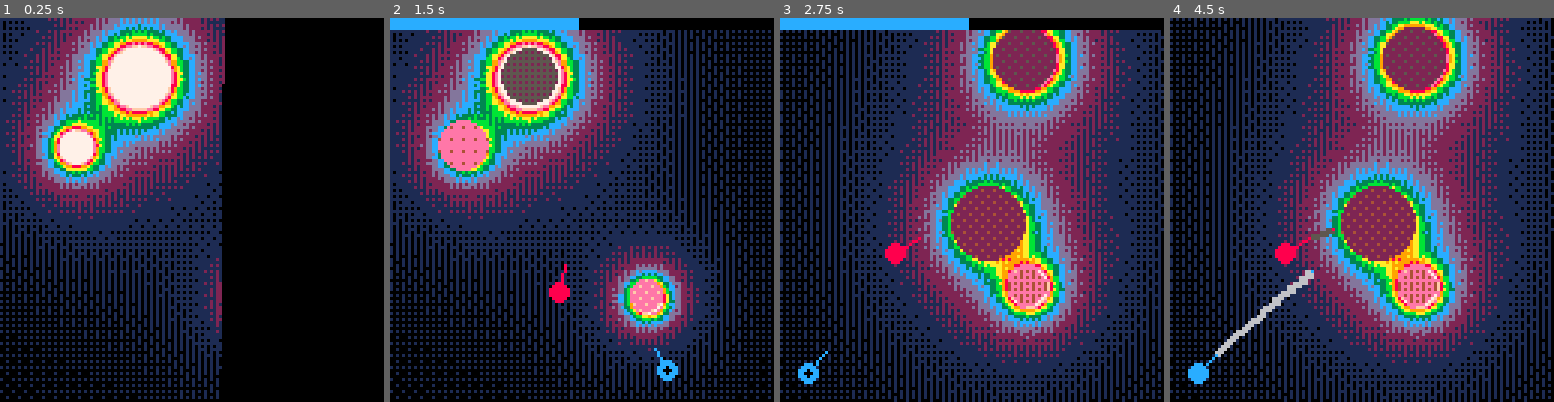
Above: before the commit, frames 1-4 (left to right).
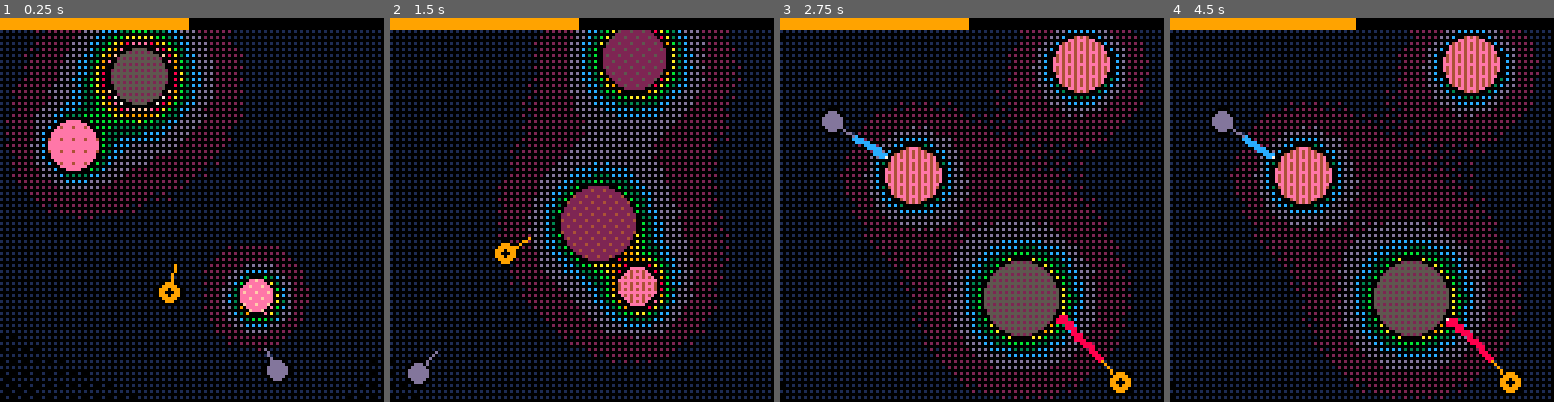
Above: after the commit, the same moments.

Repository: alxgnon/pico-8
Game: PICO-8 cartridge gravitywar.p8
The game is run twice, just before and just after one commit, with the same random seed, the same clock (stepped at 60 frames per second) and the same inputs.
Inputs:
- Up to frame 1 (0.25 s): no input
- Up to frame 2 (1.5 s): tap X (X key) at 0.33, 1.07 s; tap O (Z key) at 0.7 s
- Up to frame 3 (2.75 s): hold Right 1.6-2.1 s; tap O (Z key) at 1.7, 2.1, 2.5 s; tap X (X key) at 1.85 s; hold Up 2.15-2.42 s; hold Right from 2.47 s (still down)
- Up to frame 4 (4.5 s): tap O (Z key) every 0.4 s from 2.9 to 4.1 s; tap X (X key) at 2.97, 4.08 s; release Right at 3.03 s; hold Left 3.08-3.58 s; hold Down 3.63-3.97 s; hold Right from 4.02 s (still down)

The runs differ from the first frame. In frame 1, 41% of the frame differs, in the area x 0-100%, y 0-100%; in frame 2, 57%; in frame 3, 65%; in frame 4, 67%.

Commit message:
gravity: aesthetics (gravity grid, colors, outlines)

Diff:
--- a/gravitywar.p8
+++ b/gravitywar.p8
@@ -87,8 +87,8 @@
 end
 
 function show_gravity()
-	for i=0,127 do
-		for j=0,127 do
+	for i=0,127,2 do
+		for j=0,127,2 do
 			local grav = get_gravity_at(i, j)
 			local col = dither(grav, thermal_scale, thermal_step)
 			rectfill(i,j,i,j,col)
@@ -203,7 +203,7 @@
 -->8
 ------------------- player ----
 
-player_colors = {8, 12}
+player_colors = {9, 13}
 
 aim_sens = 0.005
 power_sens = 0.03
@@ -264,7 +264,8 @@
 
 function draw_players()
 	for i, a in pairs(players) do
-		draw_gun(a.x, a.y, a.old, 0)
+		circfill(a.x,a.y,a.r+1,0)
+		draw_gun(a.x,a.y,a.old,0)
 		draw_gun(a.x,a.y,a.d,a.col)
 
 		circfill(a.x,a.y,a.r,a.col)
@@ -318,6 +319,7 @@
 		--end
 
 		local col = dither(a.mass, planet_colors, 4)
+		circfill(a.x, a.y, a.r+1, 0)
 		circfill(a.x, a.y, a.r, col)
 		--draw_label(a)
 	end
@@ -336,10 +338,8 @@
 shot_speed = 0.5
 expl_radius = 15
 shot_colors = {}
-shot_colors[8] = 5
-shot_colors[12] = 6
---shot_colors[8] = 9
---shot_colors[12] = 13
+shot_colors[9] = 8
+shot_colors[13] = 12
 
 function shoot(pl)
 	return shot(
@@ -461,7 +461,7 @@
 			local col = shot_colors[a.col]
 			--rect(a.ox,a.oy,x,y,0)
 			rectfill(a.ox,a.oy,x,y,col)
-			pset(a.x,a.y,a.col)
+			pset(a.x,a.y,7)
 
 			local size =
 				sqrt(sqr(a.dx)+sqr(a.dy))
